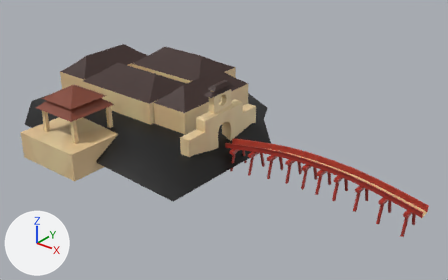
The FBX model Assets/Assets/Environments/Meshes/Buildings/SM_Building_Ngoc_Son.fbx as it was, and as the next commit left it.
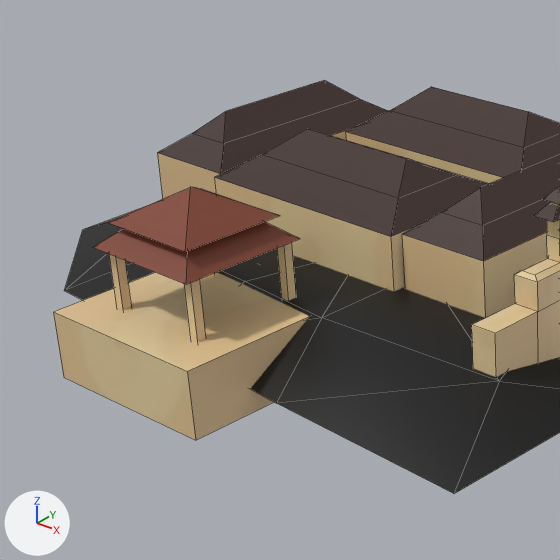
Each version appears first whole from a 50 mm lens placed at (31.8, -99.6, 64.0), pointed at (-51.6, 4.6, -0.6), and next in a close-up on the part from 0% to 48% of the width and 5% to 81% of the height. Arrows for +X, +Y and +Z are at lower left; the lights stay in place. The first two pictures are the older version. The close-ups show mesh edges as thin lines. Where no turn or scale is listed for an object, it has been applied to the vertices.

The scene before the commit, as lines of its bpy script (objects in view):
```python
me_plane_003 = bpy.data.meshes.new('Plane.003')
me_plane_003.from_pydata(...)  # 557 vertices, 405 faces; spans x -109.1..-0.2, y -26.6..38.7, z -4.2..15.6
me_plane_003.materials.append(mat_m_building)  # picture img_t_buildings_packed_psd
ob_sm_building_ngoc_son = bpy.data.objects.new('SM_Building_Ngoc_Son', me_plane_003)
ob_sm_building_ngoc_son.location = (0.0, 0.0, 0.0)
```
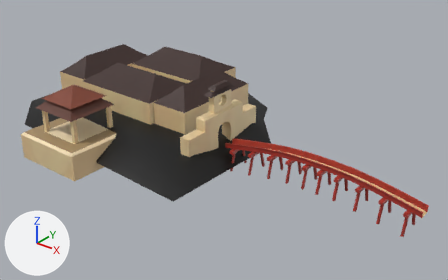
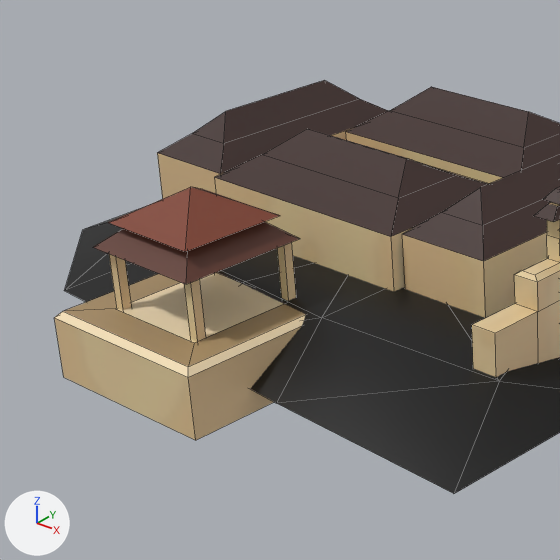
Location of each change, [x1, y1, x2, y2] in pixels of the close-ups (560 x 560 px):
'SM_Building_Ngoc_Son', reshaped
    before: [53, 80, 560, 493]
    after: [54, 80, 560, 493]
part 1 of me_plane_003, cut back
    before: [53, 312, 310, 440]
    after: [54, 274, 306, 440]
part 2 of me_plane_003, surface changed
    before: [54, 222, 309, 371]
    after: [93, 222, 300, 343]

The change, as a list of edits to the scene's bpy script:
```text
Change me_plane_003:
    used by ob_sm_building_ngoc_son; location = (0.0, 0.0, 0.0)
    remove me_plane_003.from_pydata(...)  # 557 vertices, 405 faces; spans x -109.1..-0.2, y -26.6..38.7, z -4.2..15.6
    add me_plane_003.from_pydata(...)  # 565 vertices, 413 faces; spans x -109.1..-0.2, y -26.6..38.7, z -4.2..15.6
    me_plane_003 part 1
    4 faces are deleted
    4 vertices move from x -87.5..-68.9, y -26.6..-8.0, z 2.3 to x -83.7..-72.8, y -22.8..-11.9, z 2.3
    8 vertices are added at x -87.5..-68.9, y -26.6..-8.0, z 1.7..2.3
    12 new faces join them
    me_plane_003 part 2: 6 kept faces spanning x -84.6..-71.9, y -23.6..-10.9, z 2.3..13.6 get new texture (UV) coordinates
```
